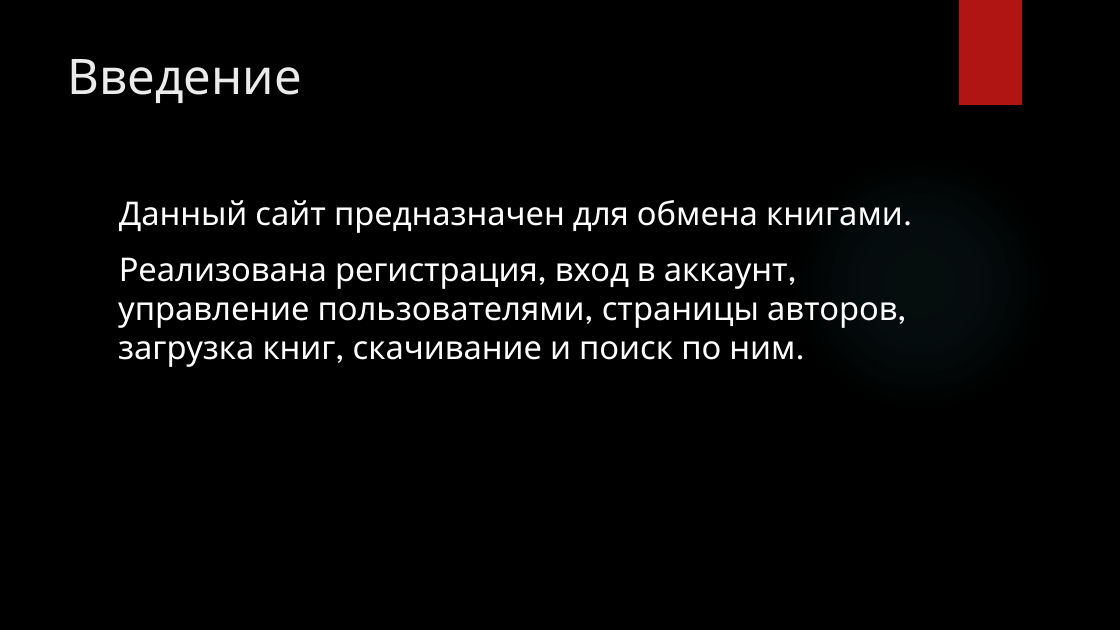
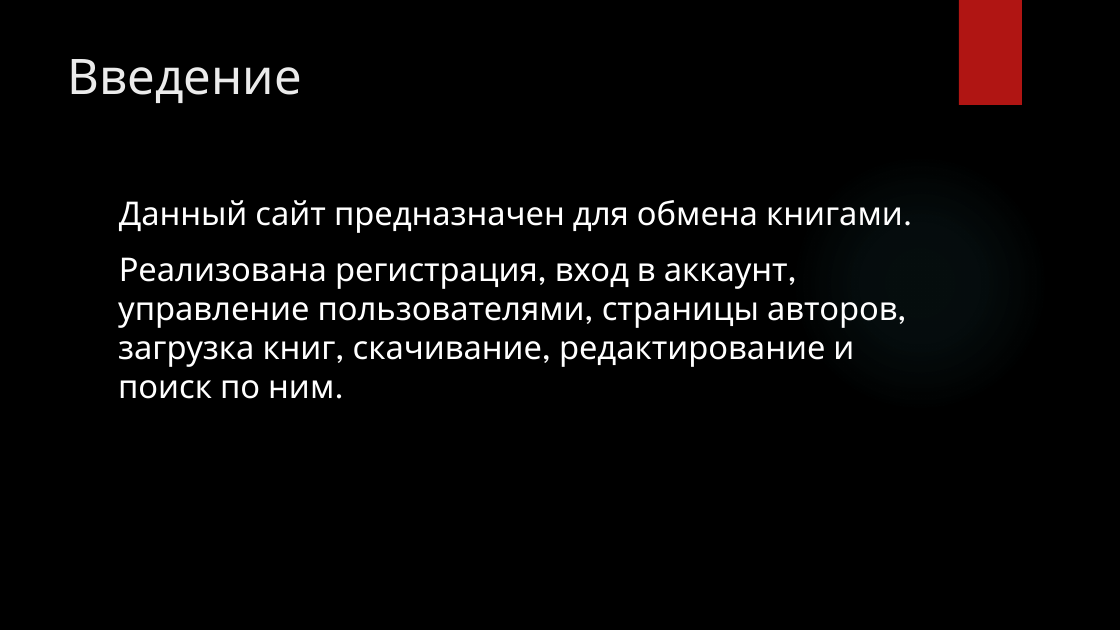
Before and after one commit to CD6RJK21/tortuga_webserver, a slide deck: slide 2 of Проект WebServer.pptx. Drawn at 1120x630 pixels with LibreOffice and Linux fonts; fonts in the diff are those of the drawing; background and template pictures are left out. Boxes give left, top, right and bottom in pixels: in the first picture for what was removed or moved away, otherwise in the second. Text is boxed around its words. In the diff, an @@ line names an element or a change of style, - is before the commit and + after.

```diff
--- a/Проект WebServer.pptx
+++ b/Проект WebServer.pptx
@@ text at [118,257,898,399]: text changed @@
-  Реализована регистрация, вход в аккаунт, управление пользователями, страницы авторов, загрузка книг, скачивание и поиск по ним.
+  Реализована регистрация, вход в аккаунт, управление пользователями, страницы авторов, загрузка книг, скачивание, редактирование и поиск по ним.
```
Also in this commit, not shown: 1 slide added, 1 other file.
